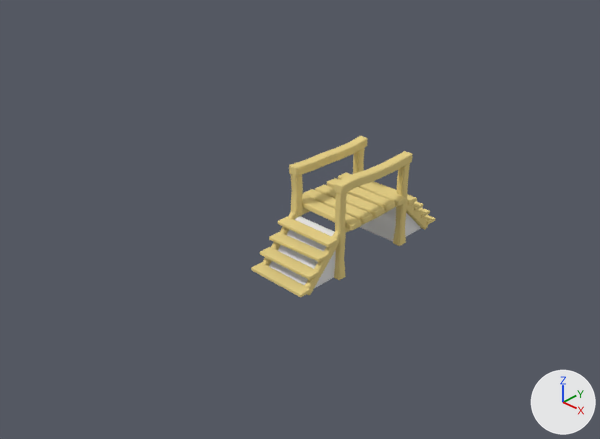
The Blender file Resources/Blender/Scenery/ModularDungeon/Dn_Bridges.blend: old version first, new version second.
Camera for both pictures: a 50 mm lens placed at (10.31, -12.14, 9.11), pointed at (-1.09, -0.41, 0.5). The axes (+X, +Y, +Z) are drawn at lower right. The lights are the same throughout.

The older version as bpy lines, for what is in view:
```python
me_cube = bpy.data.meshes.new('Cube')
me_cube.from_pydata(...)  # 1018 vertices, 1071 faces; spans x -0.9..0.86, y -2.24..2.21, z -0.01..2.19
me_cube.materials.append(mat_wood)  # its picture is missing
me_cube_001 = bpy.data.meshes.new('Cube.001')
me_cube_001.from_pydata(...)  # 240 vertices, 244 faces; spans x -0.58..0.58, y -1.92..1.9, z 0.0..1.01
me_cube_001.materials.append(mat_rock)  # its picture is missing
ob_dn_bridge_1 = bpy.data.objects.new('Dn_Bridge_1', me_cube)
ob_dn_bridge_1.location = (0.0, 0.0, 0.0)
ob_dn_bridge_1_foundation = bpy.data.objects.new('Dn_Bridge_1_Foundation', me_cube_001)
ob_dn_bridge_1_foundation.location = (0.0, 0.0, 0.0)
```
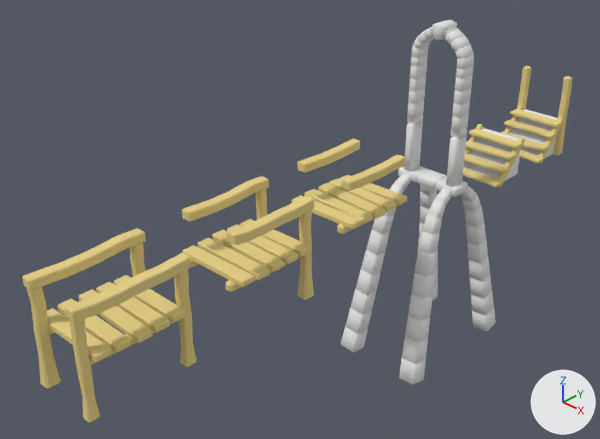
Commit message: Bridge added to the modular dungeon scene WIP -> Walk over complex objects using simple volumes instead full geometry (ModelInstanced)

Where the change shows, as pixel boxes (x1, y1, x2, y2) in the pictures (600 x 439 px; the box of a moved part takes in the faces that stretch with it):
'Dn_Bridge_1', reshaped, moved (20% taller): before (251, 136, 435, 297); after (22, 228, 197, 422)
'Dn_Bridge_Arch_1', added: after (341, 20, 496, 385)
'Dn_Bridge_3', added (yellow): after (182, 176, 314, 300)
'Dn_Bridge_2', added (yellow): after (292, 139, 407, 234)
'Dn_Bridge_Stairs_1', added (yellow): after (501, 66, 572, 163)
'Dn_Bridge_1_Foundation', deleted: before (269, 207, 421, 288)
'Dn_Bridge_Stairs_2', added (yellow): after (463, 124, 525, 187)
'Dn_Bridge_Stairs_Foundation_1', added: after (464, 128, 520, 181)
'Dn_Bridge_Stairs_Foundation_2', added: after (510, 109, 558, 159)
part 1 of me_cube, moved or reshaped: before (315, 185, 384, 217); after (79, 289, 153, 343)
part 2 of me_cube, moved or reshaped: before (303, 189, 373, 224); after (57, 298, 131, 353)
part 3 of me_cube, moved or reshaped: before (327, 178, 395, 211); after (96, 282, 170, 333)
part 4 of me_cube, moved or reshaped: before (338, 172, 406, 207); after (113, 275, 187, 323)
part 5 of me_cube, moved or reshaped: before (302, 194, 361, 230); after (47, 308, 112, 362)
part 6 of me_cube, deleted (yellow): before (251, 181, 435, 297)
part 7 of me_cube, moved or reshaped: before (289, 145, 365, 176); after (31, 240, 145, 291)
part 8 of me_cube, moved or reshaped: before (336, 154, 413, 195); after (73, 257, 191, 322)

Edits to the bpy script that builds the scene:
```text
Change me_cube:
    remove me_cube.from_pydata(...)  # 1018 vertices, 1071 faces; spans x -0.9..0.86, y -2.24..2.21, z -0.01..2.19
    add me_cube.from_pydata(...)  # 650 vertices, 679 faces; spans x -0.87..0.88, y -1.14..1.13, z -0.01..2.19
    me_cube part 1: the loose piece of 24 vertices spanning x -0.87..0.86, y -0.18..0.12, z 1.13..1.3 is turned -180 degrees about the x axis through its middle, then moved by (0.03, 0.03, 0.0)
    me_cube part 2: the loose piece of 24 vertices spanning x -0.88..0.84, y -0.54..-0.24, z 1.15..1.29 is turned -180 degrees about the x axis through its middle, then moved by (0.01, 0.0, 0.0)
    me_cube part 3: the loose piece of 24 vertices spanning x -0.9..0.83, y 0.22..0.52, z 1.15..1.29 is turned -180 degrees about the x axis through its middle, then moved by (0.05, 0.0, 0.0)
    me_cube part 4: the loose piece of 24 vertices spanning x -0.89..0.83, y 0.59..0.89, z 1.12..1.31 is scaled about its middle by (1, -1, -0.986), then moved by (0.04, -0.02, 0.0)
    me_cube part 5: the loose piece of 24 vertices spanning x -0.88..0.84, y -0.9..-0.6, z 1.13..1.31 is scaled about its middle by (1, -1, -1.01), then moved by (0.02, -0.02, 0.0)
    me_cube part 6: 12 loose pieces with 368 vertices, spanning x -0.71..0.72, y -2.24..2.21, z 0.02..1.12, are deleted
    me_cube part 7
    16 vertices are removed from x -0.72..-0.5, y -1.1..1.11, z 1.92..2.14
    42 faces are deleted
    5 vertices in x -0.51, y -1.12..1.13, z 1.99..2.17 move by (-0.01, 0.0, 0.0)
    4 vertices in x -0.7..-0.5, y -0.16..-0.12, z 1.96..2.14 move by (0.0, 0.26, 0.0)
    3 vertices in x -0.7..-0.5, y 0.74..0.78, z 1.94..2.12 move by (0.0, -0.07, 0.07)
    3 vertices in x -0.7..-0.5, y -0.61..-0.57, z 1.95..2.13 move by (0.0, 0.15, 0.0)
    3 vertices in x -0.7..-0.5, y -0.61..-0.57, z 2.12..2.14 move by (0.0, 0.15, -0.01)
    3 vertices in x -0.7..-0.5, y 0.74..0.78, z 2.11..2.13 move by (0.0, -0.07, 0.06)
    24 vertices move from x -0.72..-0.5, y -1.12..1.13, z 1.92..2.17 to x -0.72..-0.5, y -1.12..1.13, z 1.94..2.19
    14 vertices are added at x -0.72..-0.52, y -1.1..1.11, z 1.93..2.17
    8 new vertices lie (-0.18, 0.0, 0.0) away from vertices in x -0.52..-0.5, y -1.1..1.11, z 1.93..1.99
    45 new faces join them
    me_cube part 8
    22 vertices are removed from x 0.54..0.74, y -1.1..1.11, z 1.93..2.17
    45 faces are deleted
    5 vertices in x 0.54, y -1.12..1.13, z 1.99..2.17 move by (-0.01, 0.0, 0.0)
    4 vertices in x 0.52..0.72, y -0.13..-0.09, z 1.96..2.14 move by (0.0, 0.26, 0.0)
    3 vertices in x 0.52..0.72, y -0.7..-0.66, z 2.01..2.19 move by (0.0, -0.07, -0.07)
    3 vertices in x 0.52..0.72, y 0.43..0.47, z 1.95..2.13 move by (0.0, 0.15, 0.0)
    3 vertices in x 0.52..0.72, y -0.7..-0.66, z 2.17..2.19 move by (0.0, -0.07, -0.06)
    3 vertices in x 0.52..0.72, y 0.43..0.47, z 2.11..2.13 move by (0.0, 0.15, 0.01)
    24 vertices move from x 0.52..0.74, y -1.12..1.13, z 1.94..2.19 to x 0.52..0.74, y -1.12..1.13, z 1.92..2.17
    16 vertices are added at x 0.52..0.74, y -1.1..1.11, z 1.92..2.14
    42 new faces join them
Change ob_dn_bridge_1:
    ob_dn_bridge_1.location: (0.0, 0.0, 0.0) -> (0.0, -6.0, 0.0)
Remove ob_dn_bridge_1_foundation:
    ob_dn_bridge_1_foundation = bpy.data.objects.new('Dn_Bridge_1_Foundation', me_cube_001)
Add ob_dn_bridge_stairs_foundation_1:
    ob_dn_bridge_stairs_foundation_1 = bpy.data.objects.new('Dn_Bridge_Stairs_Foundation_1', me_cube_001_1)  # 120 vertices, 122 faces; spans x -0.579..0.585, y -0.916..0.059, z -0.002..1.01; in mat_rock (its picture is missing)
    ob_dn_bridge_stairs_foundation_1.location = (0.0, 6.0, 0.0)
Add ob_dn_bridge_3:
    ob_dn_bridge_3 = bpy.data.objects.new('Dn_Bridge_3', me_cube_1)  # 490 vertices, 515 faces; spans x -0.86..0.9, y -1.0..1.14, z -0.01..2.19; in mat_wood (its picture is missing)
    ob_dn_bridge_3.location = (0.0, -3.0, 0.0)
Add ob_dn_bridge_2:
    ob_dn_bridge_2 = bpy.data.objects.new('Dn_Bridge_2', me_cube_004)  # 352 vertices, 354 faces; spans x -0.87..0.89, y -1.0..1.0, z 0.97..2.17; in mat_wood (its picture is missing)
    ob_dn_bridge_2.location = (0.0, 0.0, 0.0)
Add ob_dn_bridge_stairs_1:
    ob_dn_bridge_stairs_1 = bpy.data.objects.new('Dn_Bridge_Stairs_1', me_cube_007)  # 384 vertices, 400 faces; spans x -0.74..0.73, y -1.21..0.13, z 0.0..2.2; in mat_wood (its picture is missing)
    ob_dn_bridge_stairs_1.location = (0.0, 8.0, 0.0)
Add ob_dn_bridge_stairs_2:
    ob_dn_bridge_stairs_2 = bpy.data.objects.new('Dn_Bridge_Stairs_2', me_cube_008)  # 144 vertices, 156 faces; spans x -0.713..0.718, y -1.244..0.027, z 0.016..1.122; in mat_wood (its picture is missing)
    ob_dn_bridge_stairs_2.location = (0.0, 6.0, 0.0)
Add ob_dn_bridge_stairs_foundation_2:
    ob_dn_bridge_stairs_foundation_2 = bpy.data.objects.new('Dn_Bridge_Stairs_Foundation_2', me_cube_009)  # 120 vertices, 122 faces; spans x -0.585..0.579, y -0.898..0.077, z -0.002..1.01; in mat_rock (its picture is missing)
    ob_dn_bridge_stairs_foundation_2.location = (0.0, 8.0, 0.0)
Add ob_dn_bridge_arch_1:
    ob_dn_bridge_arch_1 = bpy.data.objects.new('Dn_Bridge_Arch_1', me_cube_011)  # 520 vertices, 461 faces; spans x 0.0..1.19, y 0.0..1.83, z -3.89..4.47; in mat_rock (its picture is missing); modifiers MIRROR
    ob_dn_bridge_arch_1.location = (0.0, 3.0, 0.0)
```
